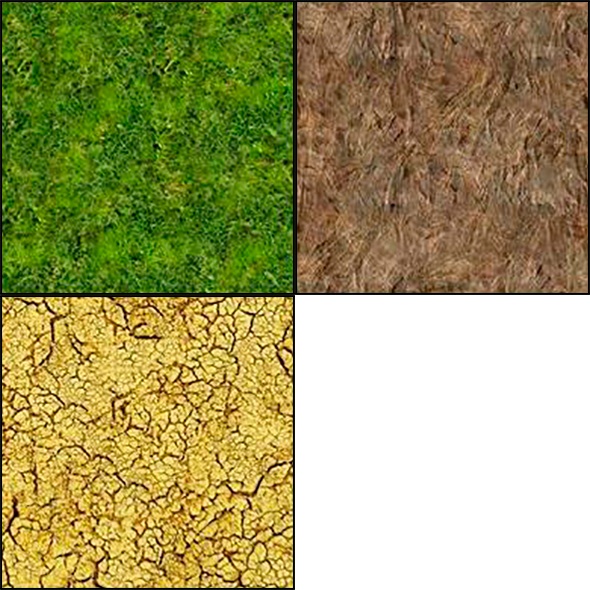
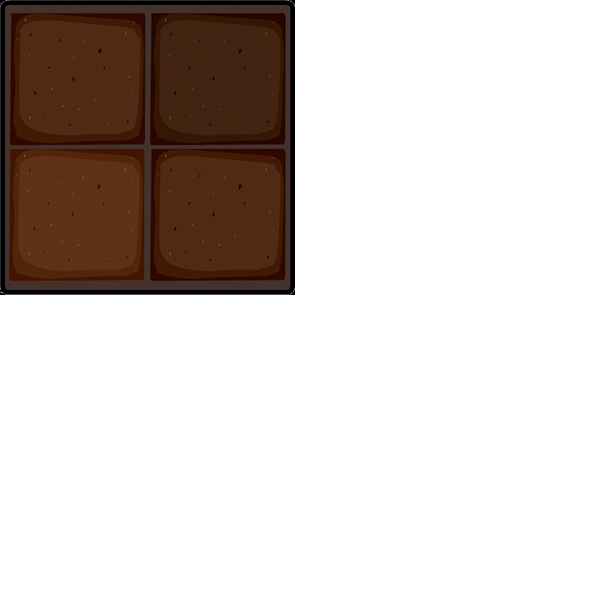
Layer changes from the first (590, 590) image to the second:
removed layer "Camada 3" over [0, 295, 295, 590]
removed layer "Camada 2" over [295, 0, 590, 295]
removed layer "Camada 1" over [0, 0, 295, 295]
added layer "Dark_Stone_Tile" above "Retângulo 1" over [0, 0, 295, 295]
added layer "Retângulo 1" over [0, 0, 295, 295]
